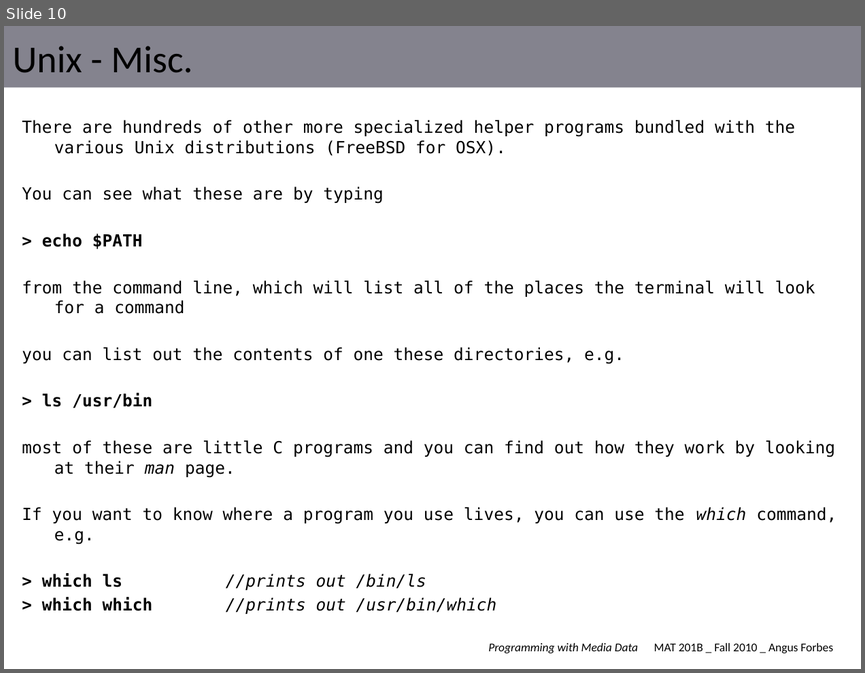
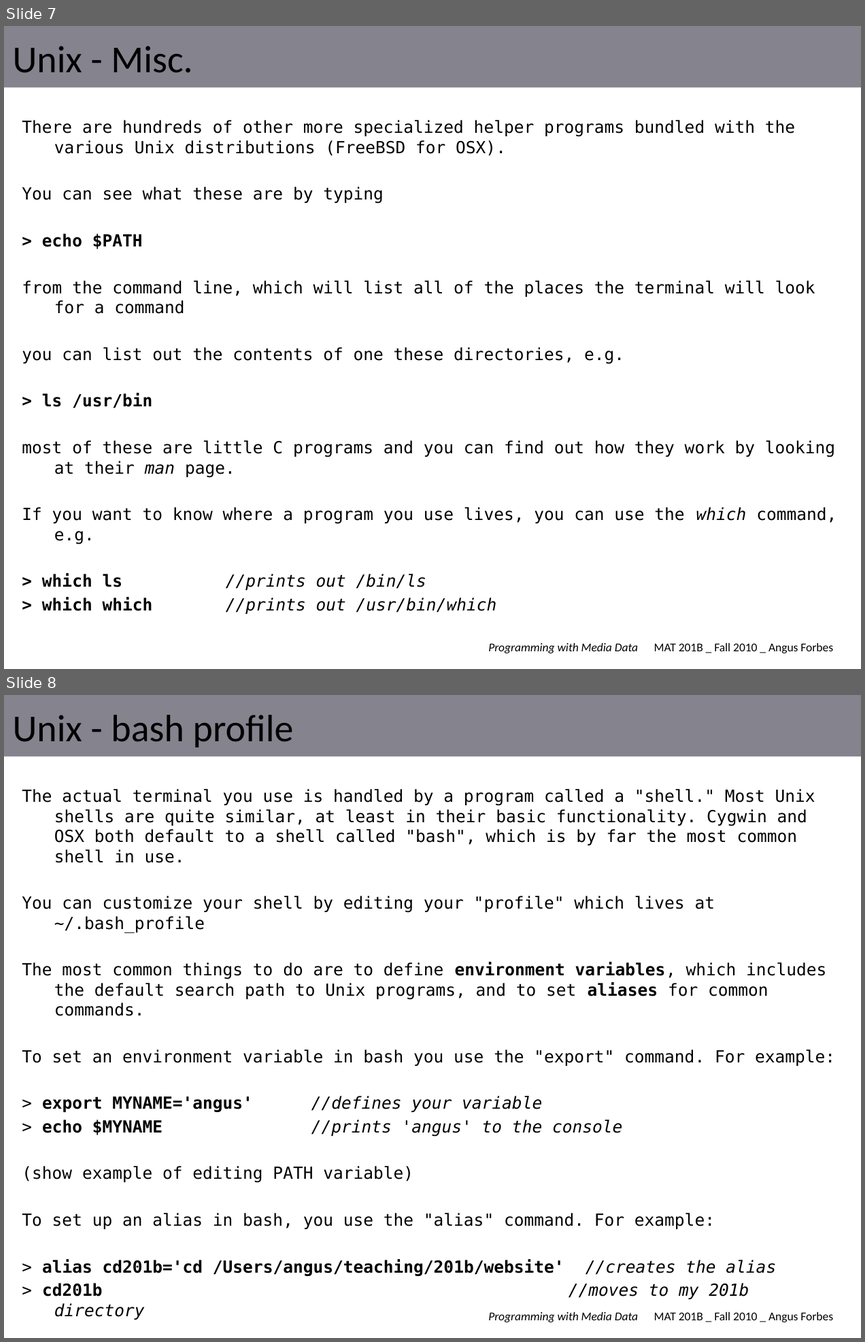
Before and after one commit to angusforbes/mat201b, a slide deck: slides/week1_tues.pptx. Shown one above the other, each under a label of ours: slide 10 before the commit, slides 7 and 8 after it. The pictures are 865x673 and 865x1342 pixels, drawn with LibreOffice and Linux fonts; fonts in the diff are those of the drawing. Boxes give left, top, right and bottom in pixels: in the first picture for what was removed or moved away, otherwise in the second. Text is boxed around its words. In the diff, an @@ line names an element or a change of style, - is before the commit and + after.

```diff
--- a/slides/week1_tues.pptx
+++ b/slides/week1_tues.pptx
@@ slide 8 added at (4,695,861,1338), background #FFFFFF; not listed: 2 template elements that a slide beside it also shows @@
@@ title added at (13,715,294,747), 32 pt, text #000000 @@
+Unix - bash profile
@@ text added at (22,789,835,1299), 14 pt, text #000000 @@
+The actual terminal you use is handled by a program called a "shell." Most Unix shells are quite similar, at least in their basic functionality. Cygwin and OSX both default to a shell called "bash", which is by far the most common shell in use.
+You can customize your shell by editing your "profile" which lives at ~/.bash_profile
+The most common things to do are to define environment variables, which includes the default search path to Unix programs, and to set aliases for common commands.
+To set an environment variable in bash you use the "export" command. For example:
+> export MYNAME='angus' //defines your variable
+> echo $MYNAME //prints 'angus' to the console
+(show example of editing PATH variable)
+To set up an alias in bash, you use the "alias" command. For example:
+> alias cd201b='cd /Users/angus/teaching/201b/website' //creates the alias
+> cd201b //moves to my 201b directory
@@ what was slide 10 is now slide 7 @@
```
Also in this commit, not shown: 2 slides changed, 3 other slides added, 12 slides removed, 5 other files.
